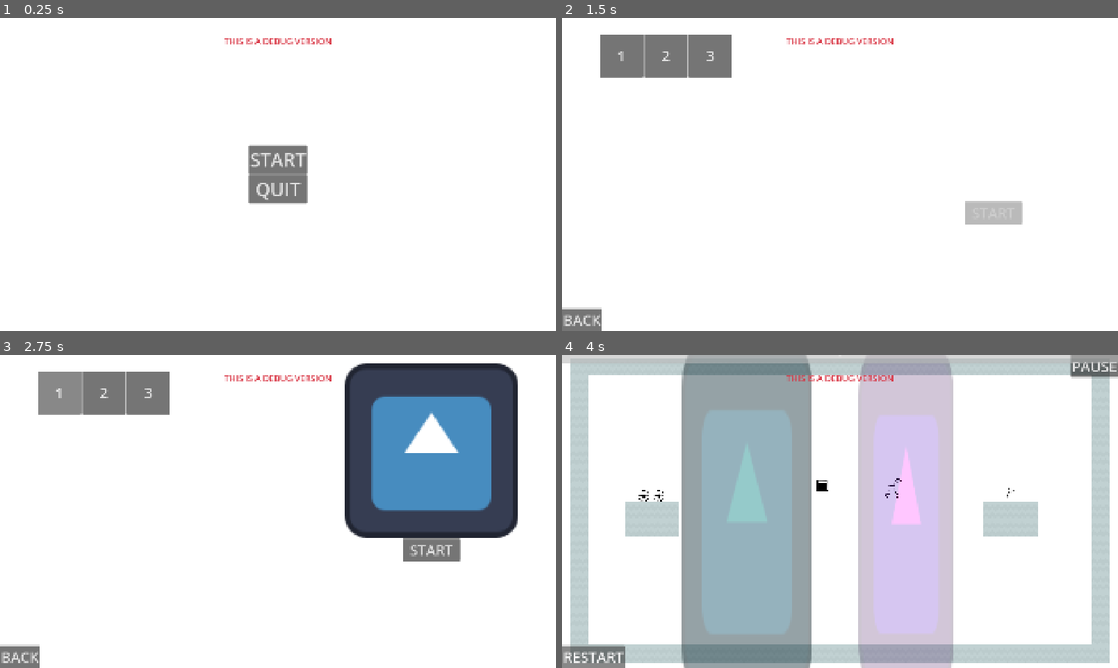
Above: before the commit, frames 1-4 (two rows, left to right).
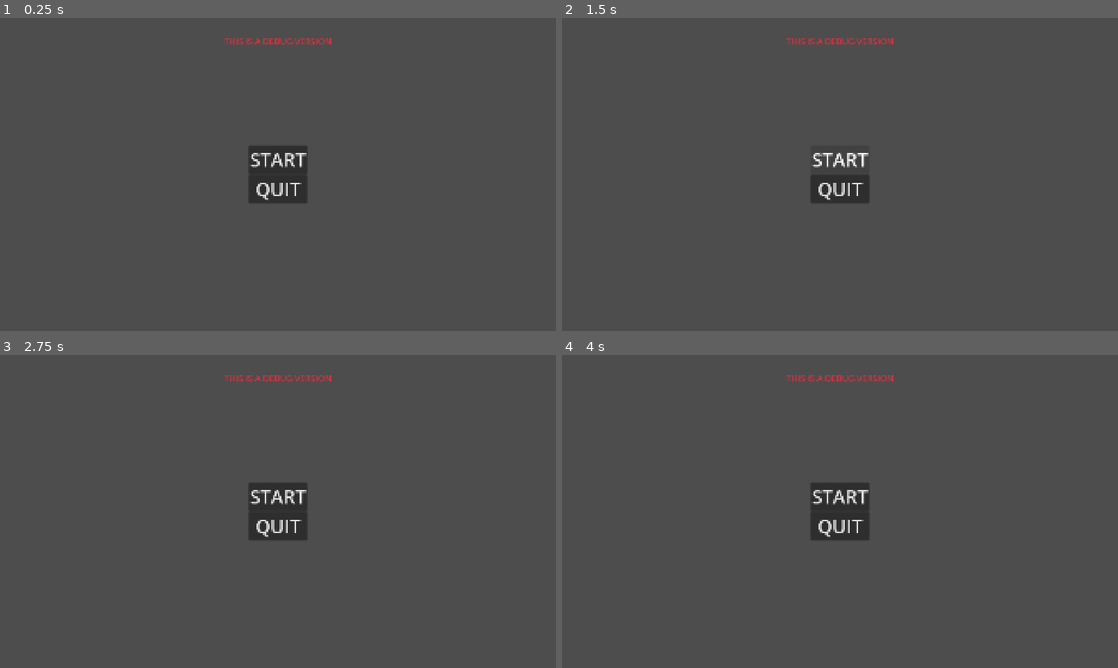
Above: after the commit, the same moments.

Repository: alanmelloni97/godot-template
Game: Godot game, scene res://game_logic/main/main.tscn
Same seed, same stepped clock (60 frames per second), same inputs: the game is played once before the commit and once after it. The engine's default icon, where the game draws it, is replaced by a stand-in: a white triangle on a blue panel in a dark square.
Inputs (mouse positions are in pixels of both pictures, inside the frame that each line leads up to):
- Up to frame 1 (0.25 s): no input
- Up to frame 2 (1.5 s): click "START" at 0.5 s; click (840, 158) at 1.25 s, where only the run after the commit has a clickable "START"
- Up to frame 3 (2.75 s): click (61, 392) at 2 s, where only the run before the commit has a clickable "1"
- Up to frame 4 (4 s): click "START" at 2.75 s; click (595, 655) at 3.5 s, where only the run before the commit has a clickable "RESTART"

The runs differ from the first frame. In frame 1, 100% of the frame differs, in the area x 0-100%, y 0-100%; in frame 2, 100%; in frame 3, 93%; in frame 4, 100%.

Commit message:
fixed template

Diff:
--- a/diorama.tscn
+++ b/diorama.tscn
@@ -6,45 +6,11 @@
 [ext_resource type="Script" uid="uid://cxdpv1irbf7pu" path="res://global/main_signal_bus.gd" id="4_eaqoi"]
 [ext_resource type="PackedScene" uid="uid://0tguoaxhermy" path="res://game_logic/main/main.tscn" id="5_2q8hc"]
 [ext_resource type="PackedScene" uid="uid://c5eyic67inbxd" path="res://game_logic/menus/main_menu/main_menu.tscn" id="6_2q8hc"]
-[ext_resource type="PackedScene" uid="uid://h8otmkvh6n3w" path="res://game_logic/menus/levels_menu/levels_menu.tscn" id="7_713nd"]
-[ext_resource type="PackedScene" uid="uid://deknwytbin24p" path="res://game_logic/level/level.tscn" id="8_rg5ns"]
-[ext_resource type="Script" uid="uid://cyc21lkuhi4hj" path="res://game_logic/level/level_stats.gd" id="9_mwe47"]
-[ext_resource type="PackedScene" uid="uid://dmxmdl18exkia" path="res://game_logic/level/levels/level_1.tscn" id="10_1o6ay"]
-[ext_resource type="PackedScene" uid="uid://72d2g2g7uoel" path="res://game_logic/level/levels/level_2.tscn" id="11_vc55p"]
-[ext_resource type="PackedScene" uid="uid://cyn2uj1x70i1w" path="res://game_logic/level/levels/level_3.tscn" id="12_tl5se"]
 
 [sub_resource type="GDScript" id="GDScript_uqgls"]
 script/source = "@icon(\"res://assets/godot_icons/icon_shape.png\")
 extends Node
 "
-
-[sub_resource type="Resource" id="Resource_n6ju1"]
-resource_local_to_scene = true
-script = ExtResource("9_mwe47")
-fuel = 100.0
-ink = 3000.0
-metadata/_custom_type_script = "uid://cyc21lkuhi4hj"
-
-[sub_resource type="Resource" id="Resource_opo0x"]
-resource_local_to_scene = true
-script = ExtResource("9_mwe47")
-fuel = 100.0
-ink = 3000.0
-metadata/_custom_type_script = "uid://cyc21lkuhi4hj"
-
-[sub_resource type="Resource" id="Resource_bs1kt"]
-resource_local_to_scene = true
-script = ExtResource("9_mwe47")
-fuel = 100.0
-ink = 3000.0
-metadata/_custom_type_script = "uid://cyc21lkuhi4hj"
-
-[sub_resource type="Resource" id="Resource_kr32e"]
-resource_local_to_scene = true
-script = ExtResource("9_mwe47")
-fuel = 100.0
-ink = 3000.0
-metadata/_custom_type_script = "uid://cyc21lkuhi4hj"
 
 [node name="Diorama" type="Node" unique_id=1537340114]
 script = SubResource("GDScript_uqgls")
@@ -67,20 +33,4 @@
 
 [node name="MainMenu" parent="Scenes" unique_id=1286326675 instance=ExtResource("6_2q8hc")]
 
-[node name="LevelsMenu" parent="Scenes" unique_id=1758154058 instance=ExtResource("7_713nd")]
-
-[node name="Level" parent="Scenes" unique_id=898447591 instance=ExtResource("8_rg5ns")]
-stats = SubResource("Resource_n6ju1")
-
-[node name="Level1" parent="Scenes/Level" unique_id=821812152 instance=ExtResource("10_1o6ay")]
-stats = SubResource("Resource_opo0x")
-
-[node name="Level2" parent="Scenes/Level" unique_id=520309515 instance=ExtResource("11_vc55p")]
-stats = SubResource("Resource_bs1kt")
-
-[node name="Level3" parent="Scenes/Level" unique_id=1134915370 instance=ExtResource("12_tl5se")]
-stats = SubResource("Resource_kr32e")
-
 [node name="GameObjects" type="Node" parent="." unique_id=1372238154]
-
-[node name="TODO" type="Node" parent="." unique_id=373436929]
--- a/game_logic/game_stats.gd
+++ b/game_logic/game_stats.gd
@@ -1,4 +1,2 @@
 class_name GameStats
 extends Resource
-
-@export_storage var levels_beaten: int = 1
--- a/game_logic/main/save_system/game_save.gd
+++ b/game_logic/main/save_system/game_save.gd
@@ -1,4 +1,4 @@
 class_name GameSave
 extends Resource
 
-@export_storage var game_stats: GameStats
+@export var game_stats: GameStats
--- a/game_logic/main/save_system/save_system.gd
+++ b/game_logic/main/save_system/save_system.gd
@@ -6,7 +6,7 @@
 
 func _ready() -> void:
 	if OS.is_debug_build(): # If running on editor or debug build
-		_save_path = "res://game_logic/main/save_system/save_game.tres"
+		_save_path = "res://main/save_system/save_game.tres"
 	else: # if release build
 		_save_path = "user://save_game.tres"
 
--- a/game_logic/menus/main_menu/main_menu.gd
+++ b/game_logic/menus/main_menu/main_menu.gd
@@ -3,7 +3,8 @@
 
 
 func _on_play_button_pressed() -> void:
-	MainSignalBus.requested_scene_change.emit(Scenes.levels_menu, null)
+	pass
+	#MainSignalBus.requested_scene_change.emit(null, null)
 
 
 func _on_quit_button_pressed() -> void:
--- a/game_logic/ui/ui.gd
+++ b/game_logic/ui/ui.gd
@@ -1,28 +1,18 @@
 class_name UIManager
 extends CanvasLayer
 
-signal paused(paused: bool)
+signal paused
+signal unpaused
 signal quit
-signal restart
-signal next_level
-signal levels_menu
 
 @export var _pause: PauseControl
-@export var won_menu: WonMenu
-@export var level: Level
-@export var restart_button: Button
+
 
 func _ready() -> void:
 	# REDIRECT SIGNALS UP
-	_pause.paused.connect(paused.emit.bind(true))
-	_pause.unpaused.connect(paused.emit.bind(false))
+	_pause.paused.connect(paused.emit)
+	_pause.unpaused.connect(unpaused.emit)
 	_pause.quit.connect(quit.emit)
-	restart_button.pressed.connect(restart.emit)
 	# SIGNAL CONNECTIONS
 
 	# LOGIC
-
-func show_won_menu():
-	won_menu.show()
-	won_menu.next_level_pressed.connect(next_level.emit)
-	won_menu.level_menu_pressed.connect(levels_menu.emit)
--- a/game_logic/ui/ui.tscn
+++ b/game_logic/ui/ui.tscn
@@ -2,50 +2,10 @@
 
 [ext_resource type="Script" uid="uid://dui1s28tpil41" path="res://game_logic/ui/ui.gd" id="1_2fwl4"]
 [ext_resource type="PackedScene" uid="uid://cb7q0lk1f7eup" path="res://components/ui/Pause/pause.tscn" id="3_e6gg6"]
-[ext_resource type="Script" uid="uid://bapg316oqver7" path="res://game_logic/ui/progressbars.gd" id="3_r37cu"]
-[ext_resource type="PackedScene" uid="uid://cnhpldmjhhgdx" path="res://game_logic/ui/won_menu.tscn" id="4_oofs6"]
 
-[node name="UIManager" type="CanvasLayer" unique_id=1732020428 node_paths=PackedStringArray("_pause", "won_menu", "restart_button")]
+[node name="UIManager" type="CanvasLayer" unique_id=1732020428 node_paths=PackedStringArray("_pause")]
 script = ExtResource("1_2fwl4")
 _pause = NodePath("Pause")
-won_menu = NodePath("WonMenu")
-restart_button = NodePath("RestartButton")
 
 [node name="Pause" parent="." unique_id=679988837 instance=ExtResource("3_e6gg6")]
 mouse_filter = 2
-
-[node name="Progressbars" type="HBoxContainer" parent="." unique_id=1518803090 node_paths=PackedStringArray("ink_bar", "fuel_bar", "ui_manager")]
-anchors_preset = 10
-anchor_right = 1.0
-grow_horizontal = 2
-size_flags_horizontal = 3
-size_flags_vertical = 4
-script = ExtResource("3_r37cu")
-ink_bar = NodePath("InkBar")
-fuel_bar = NodePath("FuelBar")
-ui_manager = NodePath("..")
-
-[node name="InkBar" type="ProgressBar" parent="Progressbars" unique_id=1735875209]
-custom_minimum_size = Vector2(10, 30)
-layout_mode = 2
-size_flags_horizontal = 3
-show_percentage = false
-
-[node name="FuelBar" type="ProgressBar" parent="Progressbars" unique_id=1015297358]
-custom_minimum_size = Vector2(10, 30)
-layout_mode = 2
-size_flags_horizontal = 3
-show_percentage = false
-
-[node name="WonMenu" parent="." unique_id=423683321 instance=ExtResource("4_oofs6")]
-visible = false
-
-[node name="RestartButton" type="Button" parent="." unique_id=1239498704]
-anchors_preset = 2
-anchor_top = 1.0
-anchor_bottom = 1.0
-offset_top = -8.0
-offset_right = 8.0
-grow_vertical = 0
-text = "RESTART
-"
--- a/global/scenes.gd
+++ b/global/scenes.gd
@@ -4,5 +4,4 @@
 # Autoload: Scenes
 # List of all scenes to be used by SceneManager
 @export var main_menu: PackedScene
-@export var levels_menu: PackedScene
 @export var levels: Array[PackedScene]
--- a/global/scenes.tscn
+++ b/global/scenes.tscn
@@ -2,13 +2,7 @@
 
 [ext_resource type="Script" uid="uid://bqd0tte0w2csq" path="res://global/scenes.gd" id="1_4wh4c"]
 [ext_resource type="PackedScene" uid="uid://c5eyic67inbxd" path="res://game_logic/menus/main_menu/main_menu.tscn" id="2_aaa60"]
-[ext_resource type="PackedScene" uid="uid://h8otmkvh6n3w" path="res://game_logic/menus/levels_menu/levels_menu.tscn" id="3_a3ah8"]
-[ext_resource type="PackedScene" uid="uid://dmxmdl18exkia" path="res://game_logic/level/levels/level_1.tscn" id="3_texgp"]
-[ext_resource type="PackedScene" uid="uid://72d2g2g7uoel" path="res://game_logic/level/levels/level_2.tscn" id="4_a3ah8"]
-[ext_resource type="PackedScene" uid="uid://cyn2uj1x70i1w" path="res://game_logic/level/levels/level_3.tscn" id="5_roqr7"]
 
 [node name="Scenes" type="Node" unique_id=1521295893]
 script = ExtResource("1_4wh4c")
 main_menu = ExtResource("2_aaa60")
-levels_menu = ExtResource("3_a3ah8")
-levels = Array[PackedScene]([ExtResource("3_texgp"), ExtResource("4_a3ah8"), ExtResource("5_roqr7")])
--- a/global/utilities.gd
+++ b/global/utilities.gd
@@ -40,21 +40,3 @@
 		if old_point.solid:
 			new_grid.set_point_solid(old_point.id)
 	return new_grid
-
-
-
-static func create_collision_polygon_from_sprite(_sprite: Sprite2D, _parent: Node2D) -> void:
-	var bitmap = BitMap.new()
-	bitmap.create_from_image_alpha(_sprite.texture.get_image())
-
-	var polys = bitmap.opaque_to_polygons(Rect2(Vector2.ZERO, _sprite.texture.get_size()))
-	for poly in polys:
-		var collision_polygon = CollisionPolygon2D.new()
-		collision_polygon.polygon = poly
-		collision_polygon.position = _sprite.position
-		_parent.add_child.call_deferred(collision_polygon)
-
-		# Generated polygon will not take into account the half-width and half-height offset
-		# of the image when "centered" is on. So move it backwards by this amount so it lines up.
-		if _sprite.centered:
-			collision_polygon.position -= bitmap.get_size() / 2.0
--- a/godot_files/theme.tres
+++ b/godot_files/theme.tres
@@ -1,5 +1,3 @@
 [gd_resource type="Theme" format=3 uid="uid://c0x6nj3iyepqs"]
 
 [resource]
-default_font_size = 50
-Label/colors/font_color = Color(0, 0, 0, 1)
--- a/project.godot
+++ b/project.godot
@@ -8,13 +8,9 @@
 
 config_version=5
 
-[addons]
-
-ss2d/version="3.3.1"
-
 [application]
 
-config/name="cardraw"
+config/name="_TEMPLATE_"
 run/main_scene="uid://0tguoaxhermy"
 config/features=PackedStringArray("4.7", "Forward Plus")
 config/icon="uid://dgdglwhx3o0jb"
@@ -40,7 +36,7 @@
 
 [editor_plugins]
 
-enabled=PackedStringArray("res://addons/GDQuest_GDScript_formatter/plugin.cfg", "res://addons/Todo_Manager/plugin.cfg", "res://addons/project-time-tracker/plugin.cfg")
+enabled=PackedStringArray("res://addons/GDQuest_GDScript_formatter/plugin.cfg", "res://addons/Todo_Manager/plugin.cfg")
 
 [global_group]
 
@@ -50,39 +46,6 @@
 
 theme/custom="uid://c0x6nj3iyepqs"
 
-[input]
-
-draw={
-"deadzone": 0.2,
-"events": [Object(InputEventMouseButton,"resource_local_to_scene":false,"resource_name":"","device":-1,"window_id":0,"alt_pressed":false,"shift_pressed":false,"ctrl_pressed":false,"meta_pressed":false,"button_mask":1,"position":Vector2(162, 27),"global_position":Vector2(174, 87),"factor":1.0,"button_index":1,"canceled":false,"pressed":true,"double_click":false,"script":null)
-]
-}
-accelerate={
-"deadzone": 0.2,
-"events": [Object(InputEventKey,"resource_local_to_scene":false,"resource_name":"","device":-1,"window_id":0,"alt_pressed":false,"shift_pressed":false,"ctrl_pressed":false,"meta_pressed":false,"pressed":false,"keycode":0,"physical_keycode":87,"key_label":0,"unicode":119,"location":0,"echo":false,"script":null)
-, Object(InputEventKey,"resource_local_to_scene":false,"resource_name":"","device":-1,"window_id":0,"alt_pressed":false,"shift_pressed":false,"ctrl_pressed":false,"meta_pressed":false,"pressed":false,"keycode":0,"physical_keycode":32,"key_label":0,"unicode":32,"location":0,"echo":false,"script":null)
-]
-}
-brake={
-"deadzone": 0.2,
-"events": [Object(InputEventKey,"resource_local_to_scene":false,"resource_name":"","device":-1,"window_id":0,"alt_pressed":false,"shift_pressed":false,"ctrl_pressed":false,"meta_pressed":false,"pressed":false,"keycode":0,"physical_keycode":83,"key_label":0,"unicode":115,"location":0,"echo":false,"script":null)
-]
-}
-change_brush={
-"deadzone": 0.2,
-"events": [Object(InputEventMouseButton,"resource_local_to_scene":false,"resource_name":"","device":-1,"window_id":0,"alt_pressed":false,"shift_pressed":false,"ctrl_pressed":false,"meta_pressed":false,"button_mask":2,"position":Vector2(155, 26),"global_position":Vector2(167, 86),"factor":1.0,"button_index":2,"canceled":false,"pressed":true,"double_click":false,"script":null)
-, Object(InputEventKey,"resource_local_to_scene":false,"resource_name":"","device":-1,"window_id":0,"alt_pressed":false,"shift_pressed":false,"ctrl_pressed":false,"meta_pressed":false,"pressed":false,"keycode":0,"physical_keycode":81,"key_label":0,"unicode":113,"location":0,"echo":false,"script":null)
-]
-}
-
-[layer_names]
-
-2d_physics/layer_1="wall"
-2d_physics/layer_2="drawing"
-2d_physics/layer_3="vehicle"
-2d_physics/layer_4="pickable"
-2d_physics/layer_5="non_drawing_area"
-
 [physics]
 
 3d/physics_engine="Jolt Physics"
@@ -90,4 +53,3 @@
 [rendering]
 
 rendering_device/driver.windows="d3d12"
-environment/defaults/default_clear_color=Color(1, 1, 1, 1)
Not shown: 1 places in examples/collisions.tscn that only renumber resources
Not shown: 1 places in examples/edge_shader/material_edge_shader.tres that only renumber resources
Not shown: 1 places in examples/sharp_corner_tapering/assets/mat_edge_metal.tres that only renumber resources
Not shown: 1 places in examples/sharp_corner_tapering/sharp_corner_tapering.tscn that only renumber resources
Not shown, changed: z_docs/todo.txt
